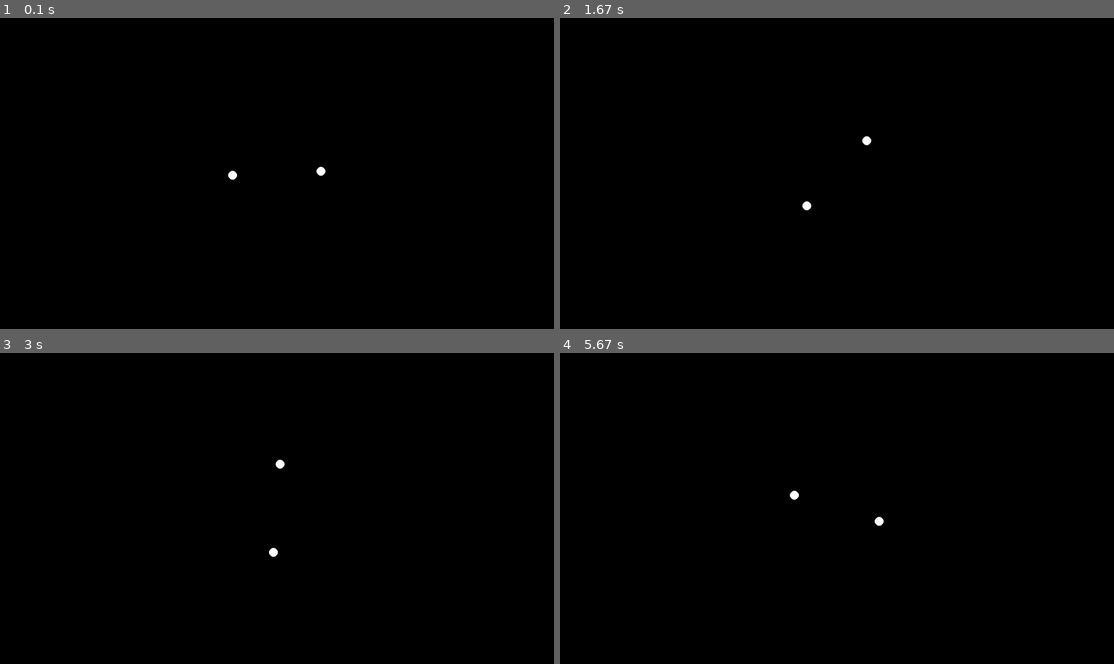
Above: before the commit, frames 1-4 (two rows, left to right).
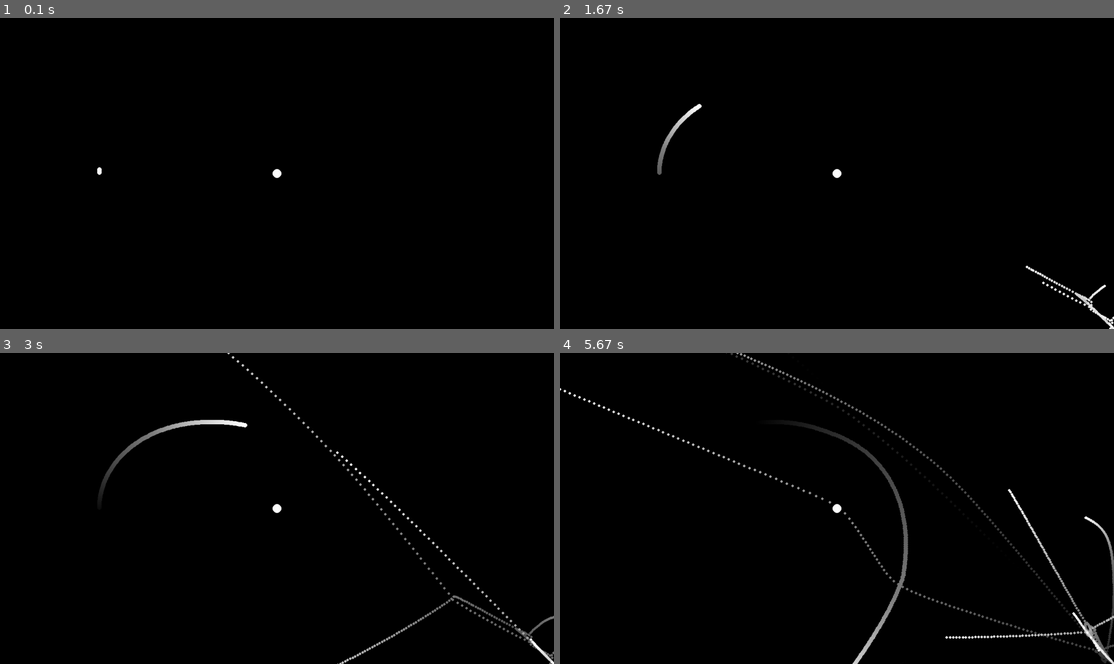
Above: after the commit, the same moments.

Repository: sparshg/py-games
Game: pygame game, started from src/gravity/main.py
The game is run twice, just before and just after one commit, with the same random seed, the same clock (stepped at 60 frames per second) and the same inputs.
Inputs:
- Up to frame 1 (0.1 s): no input
- Up to frame 2 (1.67 s): tap Space at 0.33, 0.73, 1.03, 1.23, 1.57 s
- Up to frame 3 (3 s): tap Space at 1.87, 2.07, 2.37, 2.63, 2.97 s
- Up to frame 4 (5.67 s): tap Space at 3.27, 3.4, 3.8, 4.1, 4.47, 4.87, 5.17, 5.37 s

The runs differ from the first frame. In frame 1, 0.1% of the frame differs, in the area x 17-59%, y 47-52%; in frame 2, 0.7%; in frame 3, 1.5%; in frame 4, 2.7%, in the area x 0-100%, y 0-100%.

Commit message:
add trail

Diff:
--- a/src/gravity/constants.py
+++ b/src/gravity/constants.py
@@ -1,5 +1,5 @@
 WIDTH, HEIGHT = (1248, 702)
 FPS = 60
-BLACK = "#000000"
-WHITE = "#FFFFFF"
+BLACK = (0, 0, 0)
+WHITE = (255, 255, 255)
 G = 100000  # Gravitational constant
--- a/src/gravity/main.py
+++ b/src/gravity/main.py
@@ -7,6 +7,7 @@
 import pygame as pg
 import sys
 from universe import Universe
+from planet import Planet
 from constants import *
 
 
@@ -16,6 +17,8 @@
         pg.init()
         pg.display.set_caption("gravity")
         self.win = pg.display.set_mode((WIDTH, HEIGHT))
+        self.background = pg.Surface((WIDTH, HEIGHT)).convert_alpha()
+        self.background.fill((0, 0, 0, 2))
         self.clock = pg.time.Clock()
         self.running = True
 
@@ -26,6 +29,11 @@
         for event in pg.event.get():
             if event.type == pg.QUIT:
                 self.running = False
+            if event.type == pg.KEYDOWN:
+                if event.key == pg.K_SPACE:
+                    self.universe.planets.append(
+                        Planet(10, 3, (WIDTH, HEIGHT), (-100, -100))
+                    )
 
     # Update things
     def update(self, dt):
@@ -33,7 +41,8 @@
 
     # Draw things
     def render(self):
-        self.win.fill(BLACK)
+        self.win.blit(self.background, (0, 0))
+
         self.universe.render(self.win)
         pg.display.update()
 
--- a/src/gravity/planet.py
+++ b/src/gravity/planet.py
@@ -3,23 +3,30 @@
 
 
 class Planet:
-    def __init__(self, mass, radius, pos=(WIDTH / 2, HEIGHT / 2), vel=(0, 0)):
+    def __init__(
+        self, mass, radius, pos=(WIDTH / 2, HEIGHT / 2), vel=(0, 0), fixed=False
+    ):
         self.mass = mass
         self.radius = radius
+        self.fixed = fixed
         self.pos = pg.Vector2(pos)
         self.vel = pg.Vector2(vel)
 
     def calcUpdate(self, planets):
-        self.field = pg.Vector2(0, 0)
-        for planet in planets:
-            r = planet.pos - self.pos
-            mag = r.magnitude()
-            if mag != 0:
-                self.field += G * planet.mass * r * mag ** -3
+        if not self.fixed:
+            self.field = pg.Vector2(0, 0)
+            for planet in planets:
+                r = planet.pos - self.pos
+                mag = r.magnitude()
+                if mag != 0:
+                    if mag < self.radius + planet.radius:
+                        mag = self.radius + planet.radius
+                    self.field += G * planet.mass * r * mag ** -3
 
     def applyUpdate(self, dt):
-        self.vel += self.field * dt
-        self.pos += self.vel * dt
+        if not self.fixed:
+            self.vel += self.field * dt
+            self.pos += self.vel * dt
 
     def render(self, surf):
         pg.draw.circle(surf, WHITE, self.pos, self.radius)
--- a/src/gravity/universe.py
+++ b/src/gravity/universe.py
@@ -1,4 +1,3 @@
-import pygame as pg
 from planet import Planet
 from constants import *
 
@@ -6,8 +5,8 @@
 class Universe:
     def __init__(self):
         self.planets = [
-            Planet(10, 10, (WIDTH / 2 - 100, HEIGHT / 2), (0, 50)),
-            Planet(10, 10, (WIDTH / 2 + 100, HEIGHT / 2), (0, -50)),
+            Planet(100, 10, (WIDTH / 2, HEIGHT / 2), fixed=True),
+            Planet(50, 5, (WIDTH / 2 - 400, HEIGHT / 2), (0, -100)),
         ]
 
     def update(self, dt):
